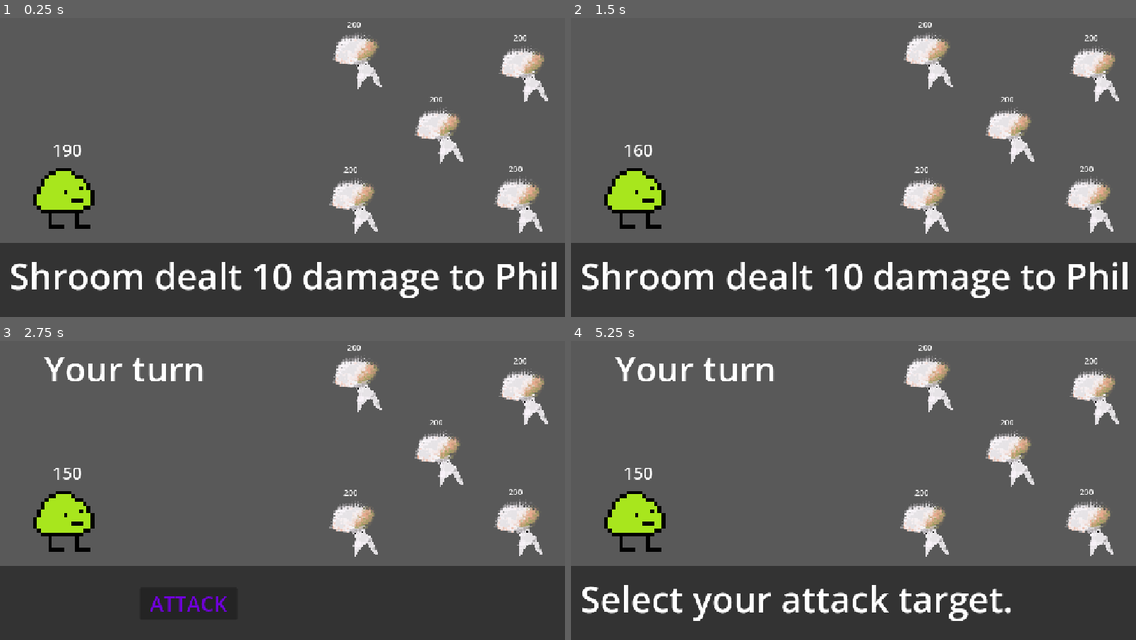
Above: before the commit, frames 1-4 (two rows, left to right).
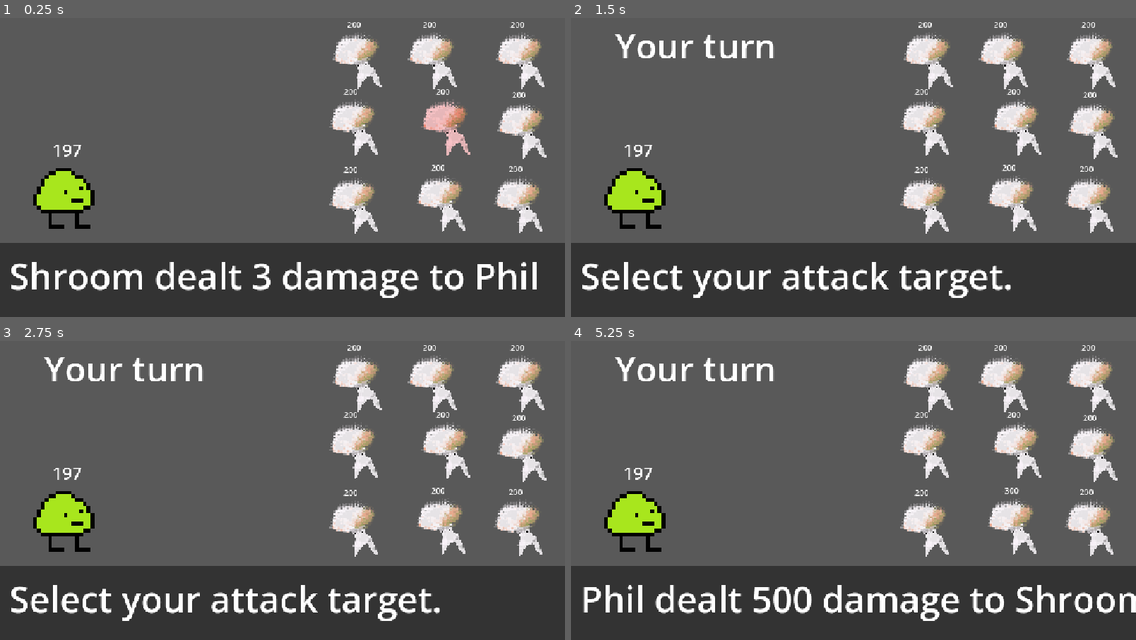
Above: after the commit, the same moments.

Repository: sluush1/LACRYMA
Game: Godot game, scene res://Scenes/Main.tscn
The game is run twice, just before and just after one commit, with the same random seed, the same clock (stepped at 60 frames per second) and the same inputs.
Inputs (mouse positions are in pixels of both pictures, inside the frame that each line leads up to):
- Up to frame 1 (0.25 s): no input
- Up to frame 2 (1.5 s): tap Enter (ui_accept) at 0.5, 0.77 s; move the mouse to (977, 143) at 0.52 s; hold Right (ui_right) 0.53-1.25 s; hold Space (something) 0.53-1.25 s; click (977, 143) at 0.67 s; click (757, 281) at 1.25 s, where only the run after the commit has a clickable "SKILL"
- Up to frame 3 (2.75 s): tap Enter (ui_accept) at 2, 2.27 s; move the mouse to (169, 496) at 2.02 s; hold Right (ui_right) from 2.03 s (still down); tap R at 2.1 s; click (169, 496) at 2.17 s
- Up to frame 4 (5.25 s): release Right (ui_right) at 2.75 s; click (757, 604) at 2.75 s, where only the run before the commit has a clickable "ATTACK"; tap Enter (ui_accept) at 3.5, 4.25, 4.52, 5 s; move the mouse to (910, 412) at 3.52 s; hold Left (ui_left) 3.53-4.28 s; hold Q 3.53-4.28 s; click (910, 412) at 3.67 s; move the mouse to (825, 544) at 4.27 s; hold Right (ui_right) from 4.28 s (still down); tap Space (something) at 4.35 s; click (825, 544) at 4.42 s; move the mouse to (1023, 529) at 5.02 s; hold R from 5.03 s (still down); click (1023, 529) at 5.17 s

The runs differ from the first frame. In frame 1, 7.5% of the frame differs, in the area x 13-99%, y 1-94%; in frame 2, 9.7%, in the area x 5-99%, y 1-94%; in frame 3, 7.9%; in frame 4, 9.5%.

Commit message:
add enemy tint and nine enemies

Diff:
--- a/Code/main.gd
+++ b/Code/main.gd
@@ -8,13 +8,14 @@
 @export var enemyPrint: PackedScene
 var max = 100;
 var select = false;
-var enemyAmount = 5
+var enemyAmount = 9
 var highestSpeed
 var EnemyList =[];
 var enemyTurn =[]
 var mostMeter;
 var names_only;
 var currentTurn;
+var level = 1;
 
 signal interact;
 
@@ -32,7 +33,7 @@
 		if "battle" in child:
 			child.battle = self
 	EnemyList.append(phil);
-	determineMeter();
+	determineMeter();;;;;;;;;;;;;;
 
 
 # Called every frame. 'delta' is the elapsed time since the previous frame.
@@ -99,8 +100,12 @@
 
 func hurt(attacker, target):
 	target.health -= attacker.attack;
+	if attacker != phil:
+		attacker.sprite.modulate = Color(1,0.8,0.8,1)
 	say(attacker.nombre + " dealt " + str(attacker.attack) + " damage to " + target.nombre)
 	await interact
+	if attacker != phil:
+		attacker.sprite.modulate = Color(1,1,1,1)
 	if target.health <= 0:
 		target.dead()
 		say(target.nombre + " is dead")
--- a/Code/whill_test.gd
+++ b/Code/whill_test.gd
@@ -4,14 +4,15 @@
 
 const off = 1.1
 var nombre = "Shroom";
-var attack = 10;
-var speed = 9
+var attack = randi_range(3,10);
+var speed = randi_range(5,9)
 var health = 200;
 var meter = 0
 var playerTurn;
 var battle: Node = null;
 const HOVER_COLOR := Color(off, off, off, 1.0)
 const NORMAL_COLOR := Color(1.0, 1.0, 1.0, 1.0)
+
 
 # Called when the node enters the scene tree for the first time.
 func _ready() -> void:
--- a/Scenes/Main.tscn
+++ b/Scenes/Main.tscn
@@ -58,7 +58,7 @@
 theme_override_colors/font_pressed_color = Color(0.27001056, 0.00091356976, 0.54536647, 1)
 theme_override_colors/font_hover_color = Color(1, 0, 1, 1)
 theme_override_font_sizes/font_size = 42
-text = "ATTACK"
+text = "SKILL"
 script = ExtResource("8_1p5hy")
 
 [node name="turnLabel" type="Label" parent="." unique_id=1678337932]
@@ -86,10 +86,22 @@
 position = Vector2(1069, 431)
 
 [node name="Marker2D4" type="Marker2D" parent="enemySpawn" unique_id=1818367306]
-position = Vector2(1079, 163)
+position = Vector2(1073, 136)
 
 [node name="Marker2D5" type="Marker2D" parent="enemySpawn" unique_id=613907411]
-position = Vector2(907, 289)
+position = Vector2(921, 273)
+
+[node name="Marker2D6" type="Marker2D" parent="enemySpawn" unique_id=1130853938]
+position = Vector2(911, 428)
+
+[node name="Marker2D7" type="Marker2D" parent="enemySpawn" unique_id=973350530]
+position = Vector2(733, 273)
+
+[node name="Marker2D8" type="Marker2D" parent="enemySpawn" unique_id=337740289]
+position = Vector2(1076, 280)
+
+[node name="Marker2D9" type="Marker2D" parent="enemySpawn" unique_id=1294112651]
+position = Vector2(894, 136)
 
 [connection signal="endTurn" from="AttackButton" to="." method="_on_attack_button_end_turn"]
 [connection signal="pressed" from="AttackButton" to="." method="_on_attack_button_pressed"]
